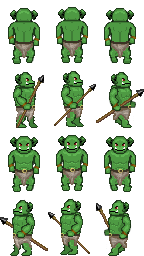
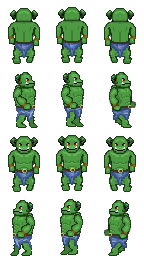
Two versions of the same layered image (144 x 256). Layer-by-layer changes:
hid "Spear_front" over [16,75,144,128]
added layer "LoinClothBlue" above "LoinClothRed" over [13,40,131,250]
hid "LoinCloth" over [13,40,131,250]
hid "Spear_rear" over [0,203,109,254]
painted on "Head_rear" over [16,8,128,12]
